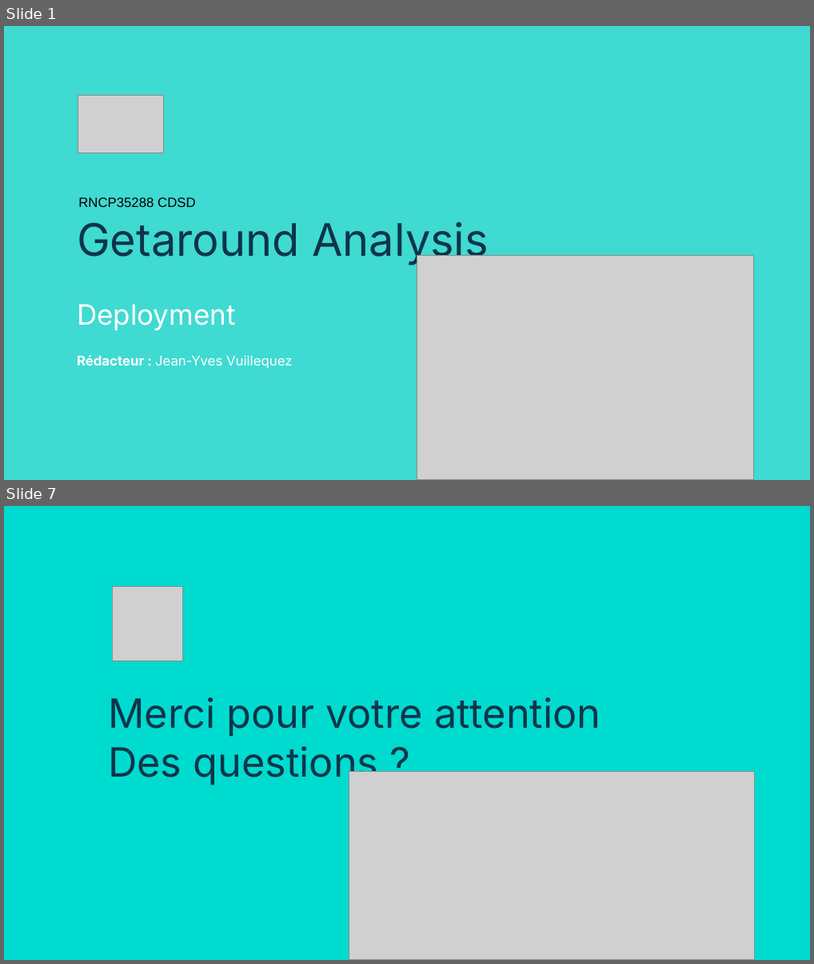
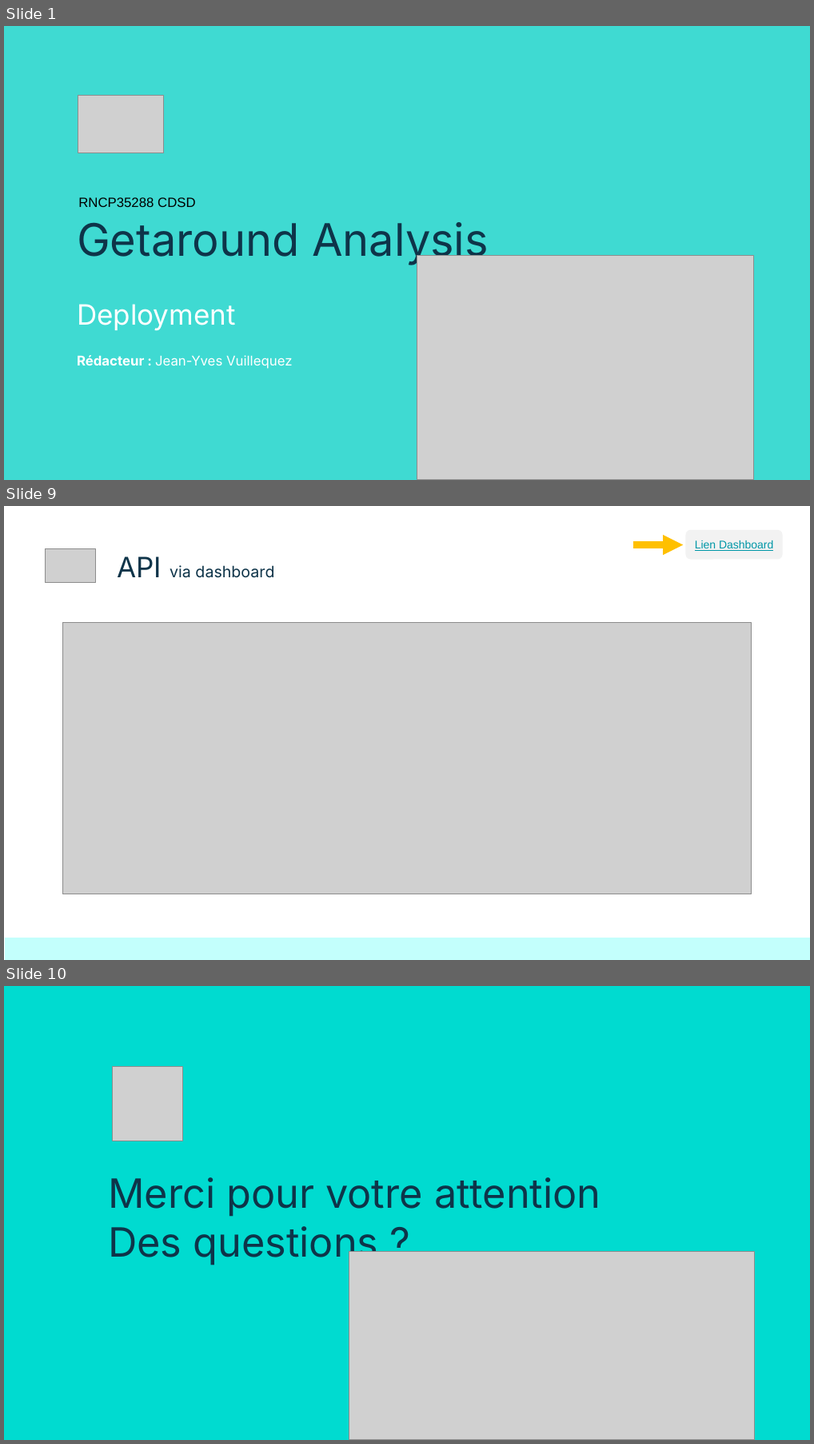
Before and after one commit to jyvuillequez/Bloc_05_Projet_Getaround, a slide deck: présentation/Bloc_05_Projet_Getaround.pptx. Shown one above the other, each under a label of ours: slides 1 and 7 before the commit, slides 1, 9 and 10 after it; the slides between them are not shown. The pictures are 814x964 and 814x1444 pixels, drawn with LibreOffice and Linux fonts; fonts in the diff are those of the drawing; grey boxes stand for pictures. Boxes give left, top, right and bottom in pixels: in the first picture for what was removed or moved away, otherwise in the second. Text is boxed around its words. In the diff, an @@ line names an element or a change of style, - is before the commit and + after.

```diff
--- a/présentation/Bloc_05_Projet_Getaround.pptx
+++ b/présentation/Bloc_05_Projet_Getaround.pptx
@@ slide 9 added at <box>4,506,810,960</box>, background #FFFFFF @@
@@ picture added at <box>45,548,96,583</box> @@
@@ arrow added from (633, 544) to (684, 544), #FFC000 6 pt @@
@@ rounded rectangle added at <box>686,530,783,560</box>, fill #F2F2F2 @@
@@ text added at <box>695,540,774,551</box>, 10 pt, text #0097A7, underline @@
+Lien Dashboard
@@ title added at <box>118,556,274,578</box>, 14 pt, text #0E3449 @@
+API via dashboard
@@ picture added at <box>63,622,751,894</box> @@
@@ rectangle added at <box>5,937,810,959</box>, fill #C3FFFC @@
@@ what was slide 7 is now slide 10 @@
```
Also in this commit, not shown: 4 slides changed, 3 other slides added, 1 slide removed, 6 other files.
